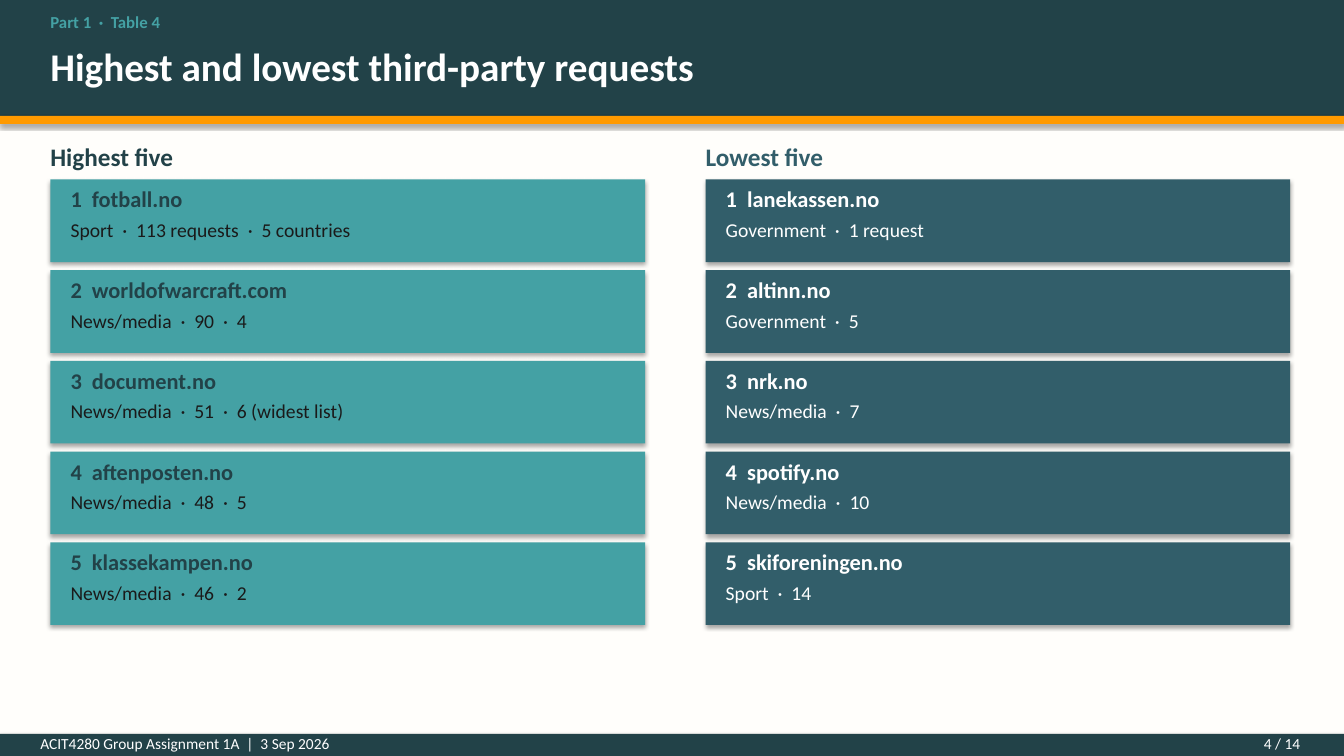
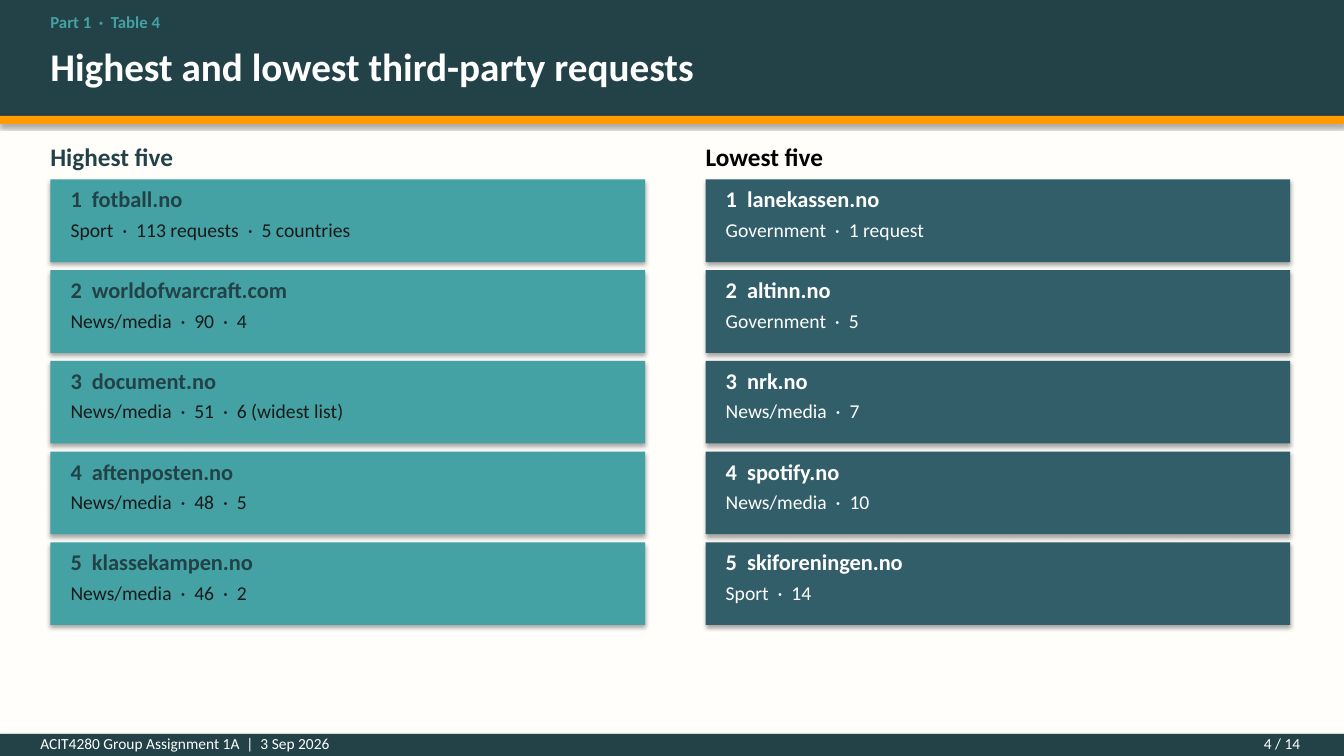
Before and after one commit to kasa031/Bacheloroppgave, a slide deck: slide 4 of ACIT4280_1A_presentation.pptx. Drawn at 1344x756 pixels with LibreOffice and Linux fonts; fonts in the diff are those of the drawing. Boxes give left, top, right and bottom in pixels: in the first picture for what was removed or moved away, otherwise in the second. Text is boxed around its words. In the diff, an @@ line names an element or a change of style, - is before the commit and + after.

```diff
--- a/ACIT4280_1A_presentation.pptx
+++ b/ACIT4280_1A_presentation.pptx
@@ text "Lowest five" at <box>706,148,823,167</box>: text colour #325E6A to #000000 @@
```
Also in this commit, not shown: 4 other files.
